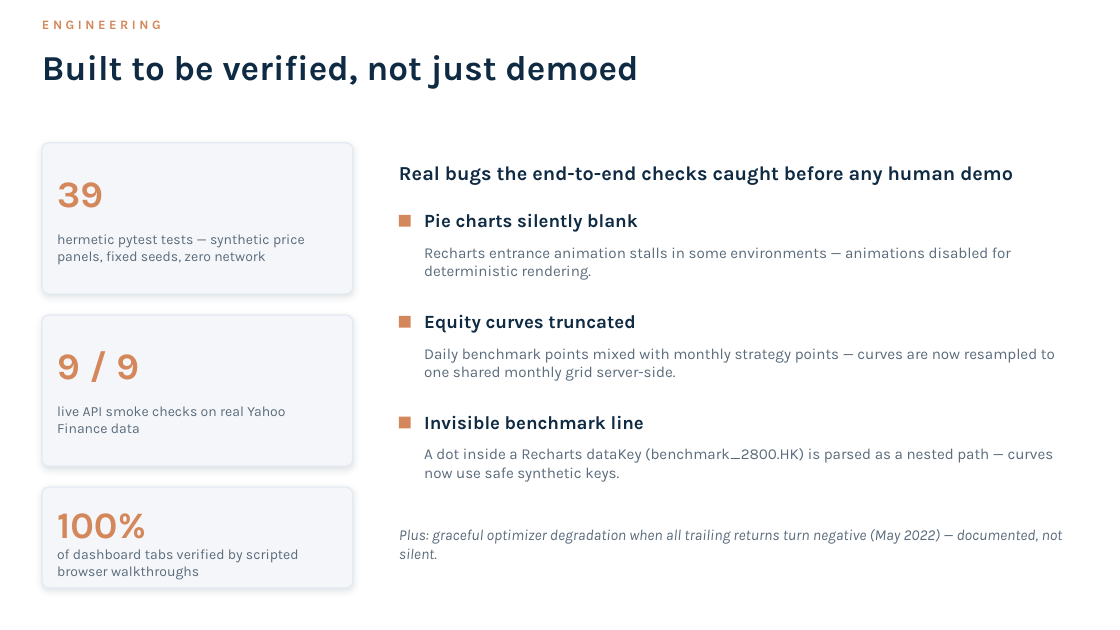
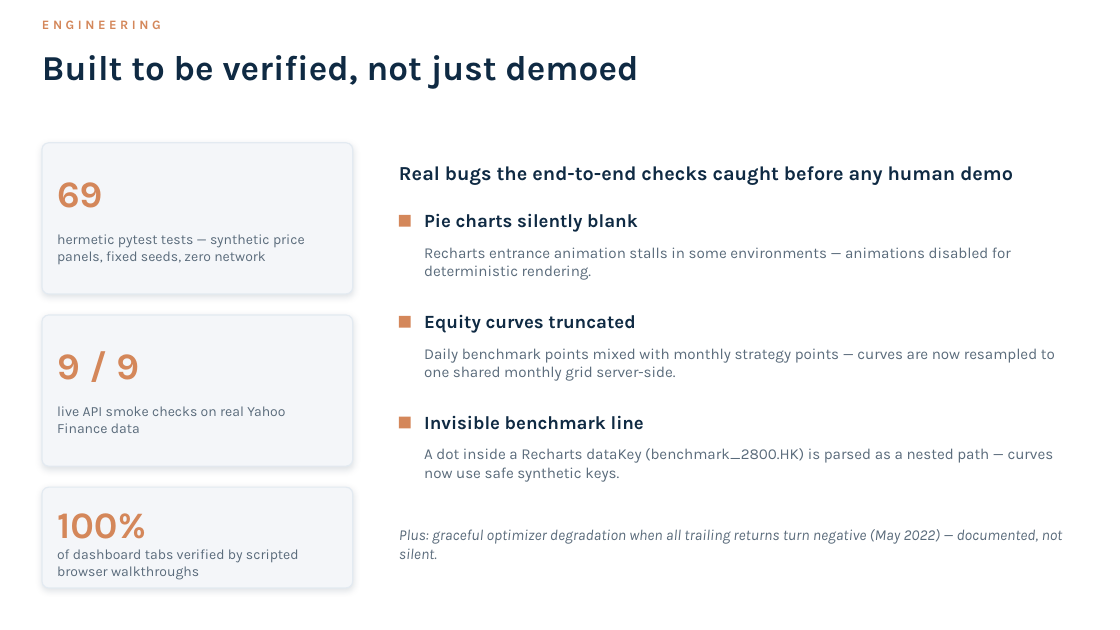
Before and after one commit to fyptesting2005-hash/s236603_COM3115Project, a slide deck: slide 10 of docs/COM3115_Final_Presentation.pptx. Drawn at 1120x630 pixels with LibreOffice and Linux fonts; fonts in the diff are those of the drawing. Boxes give left, top, right and bottom in pixels: in the first picture for what was removed or moved away, otherwise in the second. Text is boxed around its words. In the diff, an @@ line names an element or a change of style, - is before the commit and + after.

```diff
--- a/docs/COM3115_Final_Presentation.pptx
+++ b/docs/COM3115_Final_Presentation.pptx
@@ text at (x1=57, y1=182, x2=102, y2=208): text changed @@
-39
+69
```
Also in this commit, not shown: 1 slide added, 2 other files.
